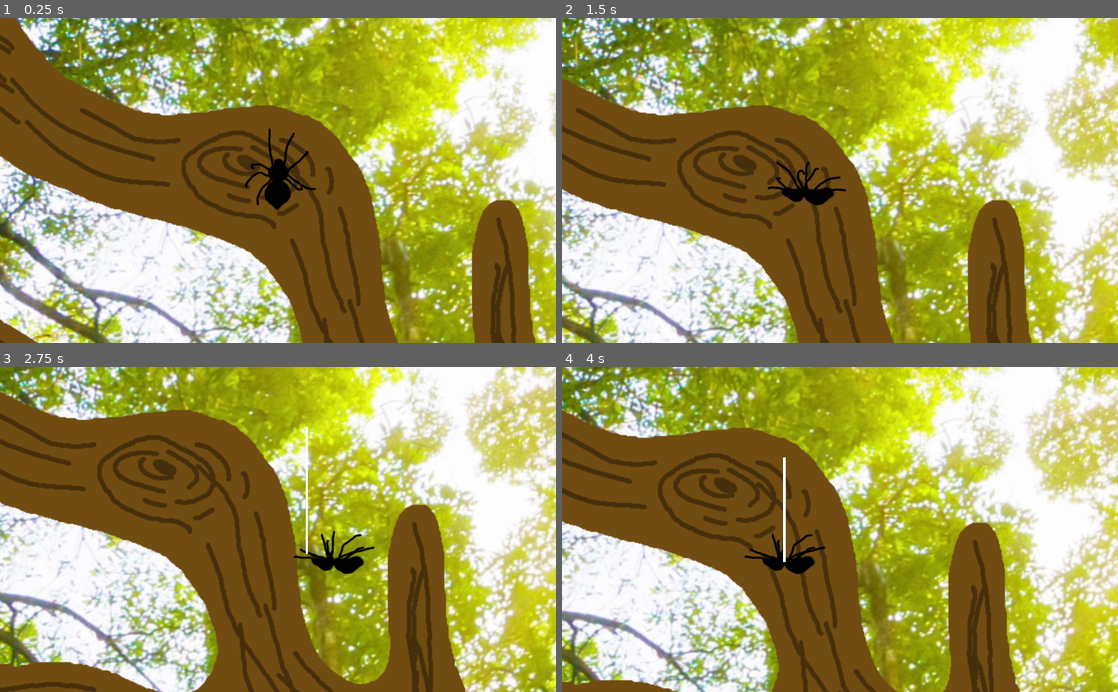
Above: before the commit, frames 1-4 (two rows, left to right).
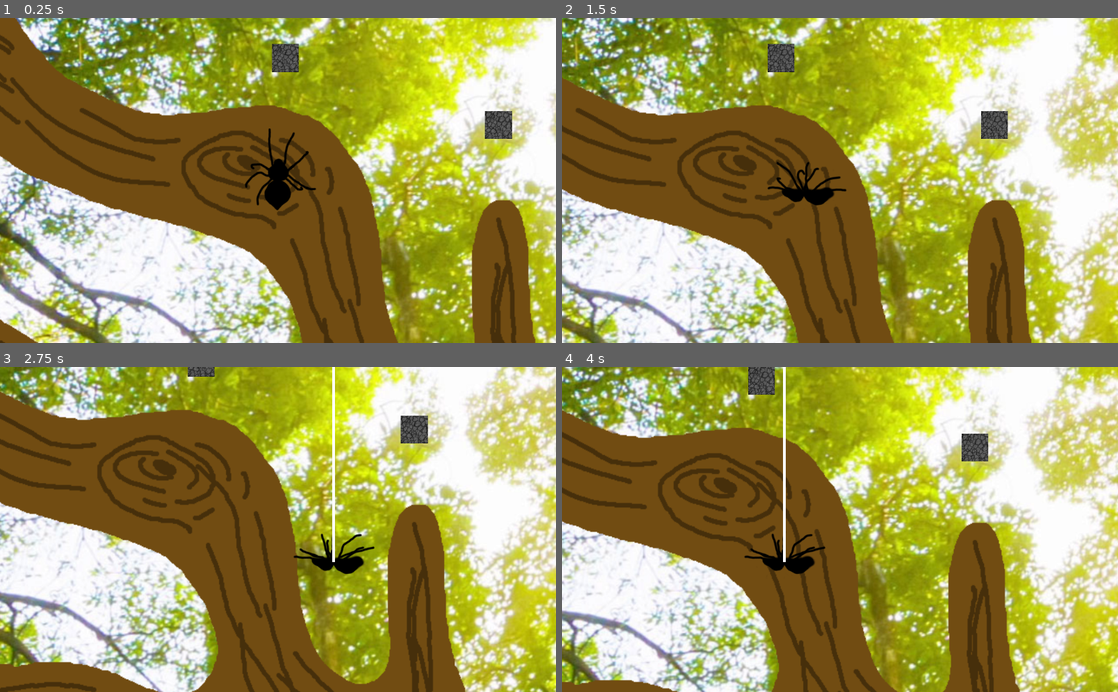
Above: after the commit, the same moments.

Repository: MarmotaGames/aracnotopia
Game: Godot game, scene res://levels/main/main.tscn
Two runs of this game, one before a commit and one after it. Both use one fixed random seed, a clock stepped at 60 frames per second and the inputs below.
Inputs (mouse positions are in pixels of both pictures, inside the frame that each line leads up to):
- Up to frame 1 (0.25 s): no input
- Up to frame 2 (1.5 s): tap Enter at 0.5 s; move the mouse to (962, 164) at 0.52 s; press the mouse at (962, 164) at 0.53 s; hold Right (ui_right) 0.53-1.28 s; move the mouse to (728, 196) at 1.27 s; release the mouse at (728, 196) at 1.28 s; hold Down (ui_down) from 1.28 s (still down); tap Ctrl (attachOrDetachFromArea) at 1.35 s
- Up to frame 3 (2.75 s): click (166, 545) at 1.55 s; move the mouse to (333, 458) at 2.02 s; release Down (ui_down) at 2.03 s; press the mouse at (333, 458) at 2.03 s; hold Right (ui_right) from 2.03 s (still down); tap L (dropFromWeb) at 2.1 s
- Up to frame 4 (4 s): move the mouse to (812, 594) at 2.77 s; release Right (ui_right) at 2.78 s; release the mouse at (812, 594) at 2.78 s; hold Up (ui_up) 2.78-3.53 s; click (812, 594) at 2.85 s; move the mouse to (1006, 578) at 3.52 s; press the mouse at (1006, 578) at 3.53 s; hold Left (ui_left) from 3.53 s (still down)

The runs differ from the first frame. In frame 1, 0.9% of the frame differs, in the area x 48-93%, y 7-38%; in frame 2, 0.8%; in frame 3, 1.0%, in the area x 33-77%, y 0-61%; in frame 4, 1.0%.

Commit message:
Fix bugs related to the web launch

Diff:
--- a/GodotProject/areas/ContactArea.gd
+++ b/GodotProject/areas/ContactArea.gd
@@ -24,6 +24,7 @@
 		spiderNode.stonePinJointNode = stonePinJointNode
 		webNode.stonePinJointNode = stonePinJointNode
 
+		webNode.positionSprite("down")
 		stonePinJointNode.set_global_position(webNode.topPosition)
 
 		spiderNode.spiderOnWeb = true
--- a/GodotProject/levels/main/main.tscn
+++ b/GodotProject/levels/main/main.tscn
@@ -1,9 +1,10 @@
-[gd_scene load_steps=6 format=2]
+[gd_scene load_steps=7 format=2]
 
 [ext_resource path="res://player/Player_rigido.tscn" type="PackedScene" id=1]
 [ext_resource path="res://assets/background/background.png" type="Texture" id=2]
 [ext_resource path="res://areas/ContactArea.gd" type="Script" id=3]
 [ext_resource path="res://areas/DeathArea.gd" type="Script" id=4]
+[ext_resource path="res://objects/Stone.tscn" type="PackedScene" id=5]
 
 [sub_resource type="RectangleShape2D" id=1]
 
@@ -42,6 +43,7 @@
 audio_bus_override = false
 audio_bus_name = "Master"
 script = ExtResource( 3 )
+_sections_unfolded = [ "Collision" ]
 
 [node name="CollisionPolygon2D" type="CollisionPolygon2D" parent="BackgroundSprite/ContactArea" index="0"]
 
@@ -76,6 +78,14 @@
 one_shot = true
 autostart = false
 
+[node name="Stone" parent="." index="2" instance=ExtResource( 5 )]
+
+position = Vector2( 747.866, 330.356 )
+
+[node name="Stone2" parent="." index="3" instance=ExtResource( 5 )]
+
+position = Vector2( 1238.32, 478.17 )
+
 [connection signal="area_entered" from="BackgroundSprite/ContactArea" to="BackgroundSprite/ContactArea" method="_on_ContactArea_area_entered"]
 
 [connection signal="area_exited" from="BackgroundSprite/ContactArea" to="BackgroundSprite/ContactArea" method="_on_ContactArea_area_exited"]
--- a/GodotProject/player/Player_rigido.gd
+++ b/GodotProject/player/Player_rigido.gd
@@ -80,7 +80,7 @@
 
 				var webPosition = self.global_position
 				webPosition.y -= 56
-				webNode.position = webPosition
+				webNode.set_global_position(webPosition)
 
 				webNode.set_gravity_scale(0)
 		elif Input.is_action_just_released("launchWeb"):
--- a/GodotProject/web/Web.gd
+++ b/GodotProject/web/Web.gd
@@ -3,19 +3,16 @@
 onready var spiderNode = get_node("../Spider")
 onready var stonePinJointNode = null
 
-var isStretching = false
+onready var spriteScale = $Sprite.get_scale()
 onready var topPosition = $Sprite/Position2DTop.get_global_position()
 onready var bottomPosition = $Sprite/Position2DBottom.get_global_position()
 
-export var stretchSpeed = 10
-export var webLaunchSpeed = 20
-export var inferiorStretchLimit = 0.3
-export var superiorStretchLimit = 3
-export var launchLimit = 5
-
-#func _ready():
-#	spiderNode.spiderOnWeb = true
-#	spiderNode.spiderIsLaunchingWeb = true
+var isStretching = false
+var stretchSpeed = 10
+var webLaunchSpeed = 7
+var inferiorStretchLimit = 0.3
+var superiorStretchLimit = 2
+var launchLimit = 3
 
 func _physics_process(delta):
 	if spiderNode.spiderOnWeb:
@@ -39,24 +36,24 @@
 func stretch(direction):
 	isStretching = true
 
-	var scale = $Sprite.get_scale()
+	spriteScale = $Sprite.get_scale()
 
-	if direction == "down" and scale.y < superiorStretchLimit:
-		scale.y += 0.001*stretchSpeed
-	elif direction == "up" and scale.y > inferiorStretchLimit:
-		scale.y -= 0.001*stretchSpeed
-	elif direction == "launch" and scale.y < launchLimit:
-		scale.y += 0.01*webLaunchSpeed
+	if direction == "down" and spriteScale.y < superiorStretchLimit:
+		spriteScale.y += 0.001*stretchSpeed
+	elif direction == "up" and spriteScale.y > inferiorStretchLimit:
+		spriteScale.y -= 0.001*stretchSpeed
+	elif direction == "launch" and spriteScale.y < launchLimit:
+		spriteScale.y += 0.01*webLaunchSpeed
 
-	$Sprite.set_scale(scale)
-	$CollisionShape2D.set_scale(scale)
+	$Sprite.set_scale(spriteScale)
+	$CollisionShape2D.set_scale(spriteScale)
 
-	positionSprite(direction, scale)
+	positionSprite(direction)
 
 	var pointPosition = $Sprite/Position2D.get_global_position()
 	$PinJoint2D.set_global_position(bottomPosition)
 
-func positionSprite(direction, spriteScale):
+func positionSprite(direction):
 	if spiderNode.spiderIsLaunchingWeb:
 		if spriteScale.y > launchLimit:
 			return
--- a/GodotProject/web/Web.tscn
+++ b/GodotProject/web/Web.tscn
@@ -35,11 +35,6 @@
 angular_damp = 0.1
 script = ExtResource( 1 )
 _sections_unfolded = [ "Angular", "Collision", "Linear", "Pickable", "Transform" ]
-stretchSpeed = 10
-webLaunchSpeed = 3
-inferiorStretchLimit = 0.3
-superiorStretchLimit = 2
-launchLimit = 1
 
 [node name="Sprite" type="Sprite" parent="." index="0"]
 
